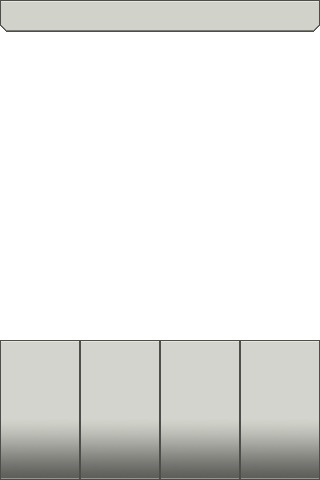
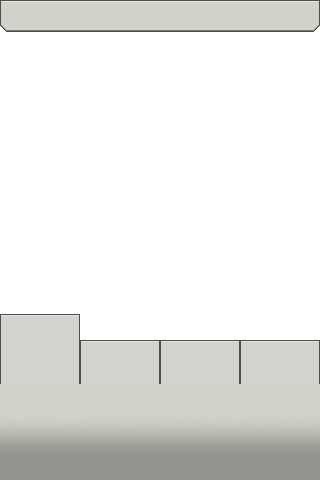
Layered file, before and after one edit (320x480). Changes by layer:
added layer "Layer 15" above "Layer 16" over [0, 384, 320, 480]
added layer "Layer 16" above "Layer 13" over [0, 314, 80, 454]
removed layer "Layer 10" over [0, 340, 80, 480]
